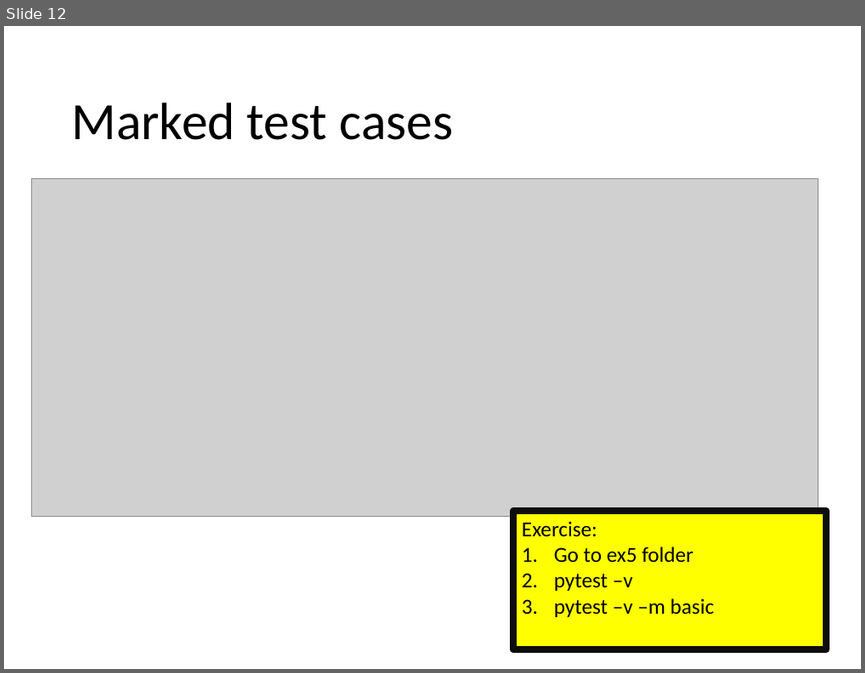
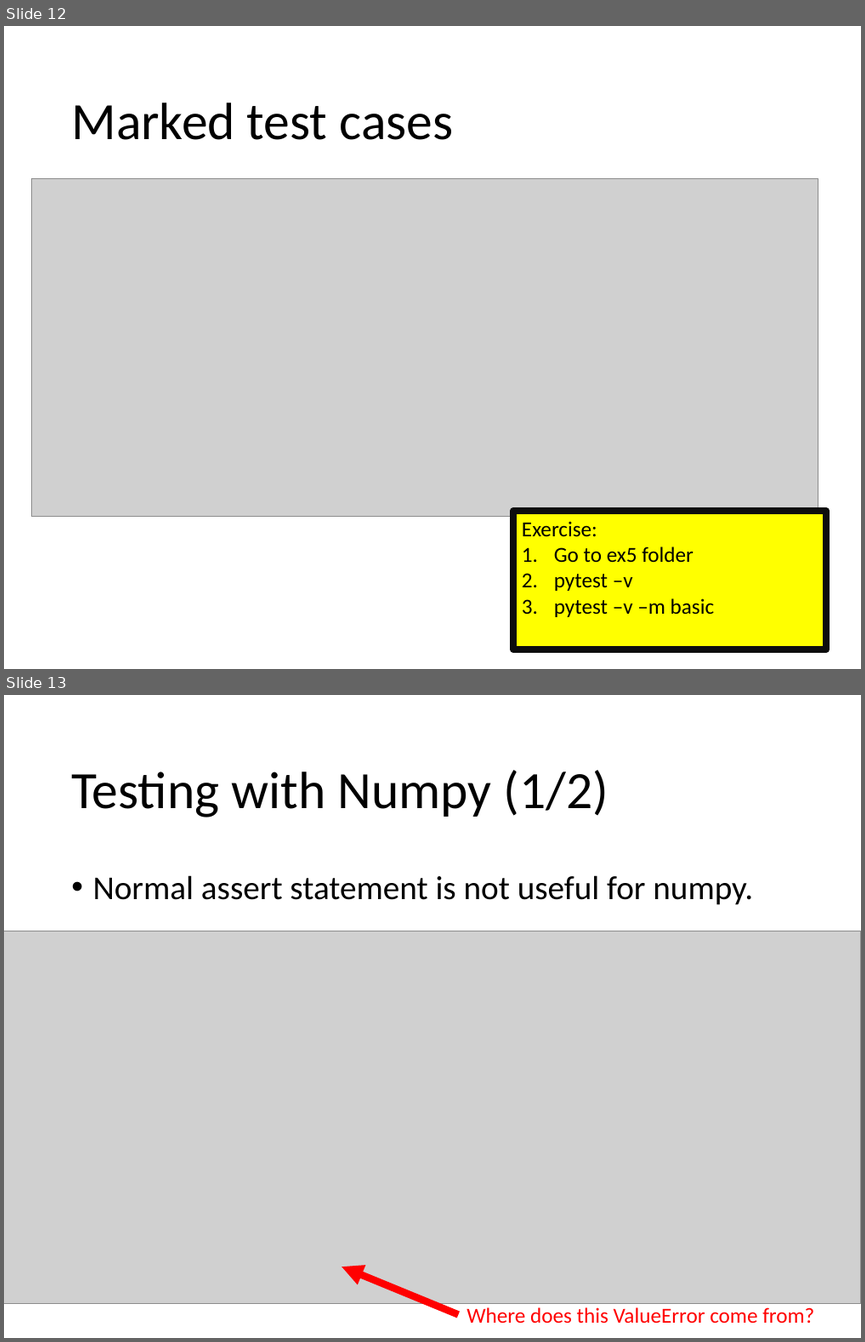
Before and after one commit to Chao-Jen/pytest_workshop, a slide deck: slides/Unit Test with Pytest.pptx. Shown one above the other, each under a label of ours: slide 12 before the commit, slides 12 and 13 after it. The pictures are 865x673 and 865x1342 pixels, drawn with LibreOffice and Linux fonts; fonts in the diff are those of the drawing; grey boxes stand for pictures. Boxes give left, top, right and bottom in pixels: in the first picture for what was removed or moved away, otherwise in the second. Text is boxed around its words. In the diff, an @@ line names an element or a change of style, - is before the commit and + after.

```diff
--- a/slides/Unit Test with Pytest.pptx
+++ b/slides/Unit Test with Pytest.pptx
@@ slide 13 added at (4, 695, 861, 1338), background #FFFFFF @@
@@ title added at (71, 770, 608, 817), 44 pt, text #000000 @@
+Testing with Numpy (1/2)
@@ text added at (93, 875, 753, 905), 28 pt, text #000000 @@
+• Normal assert statement is not useful for numpy.
@@ picture added at (4, 930, 861, 1304) @@
@@ arrow added from (458, 1315) to (341, 1266), #FF0000 6 pt @@
@@ text added at (466, 1307, 814, 1323), 18 pt, text #FF0000 @@
+Where does this ValueError come from?
```
Also in this commit, not shown: 1 other slide added.
